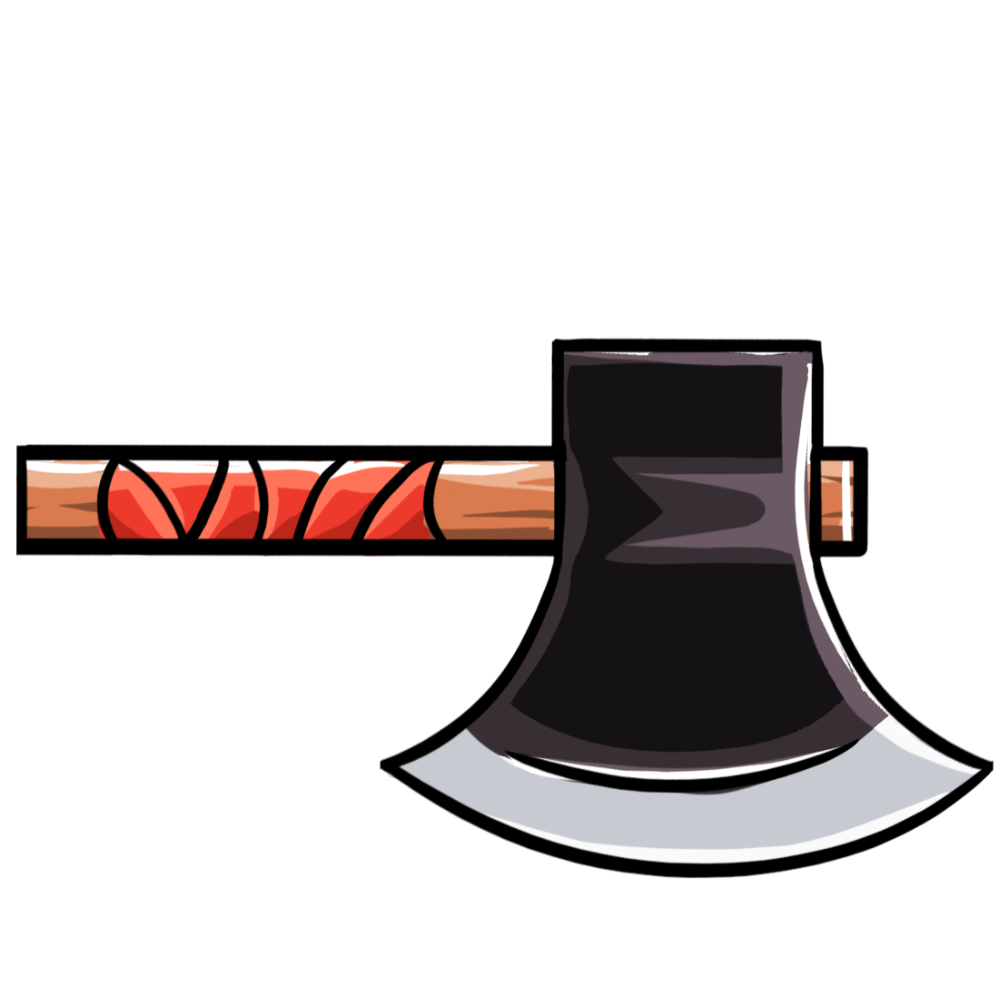
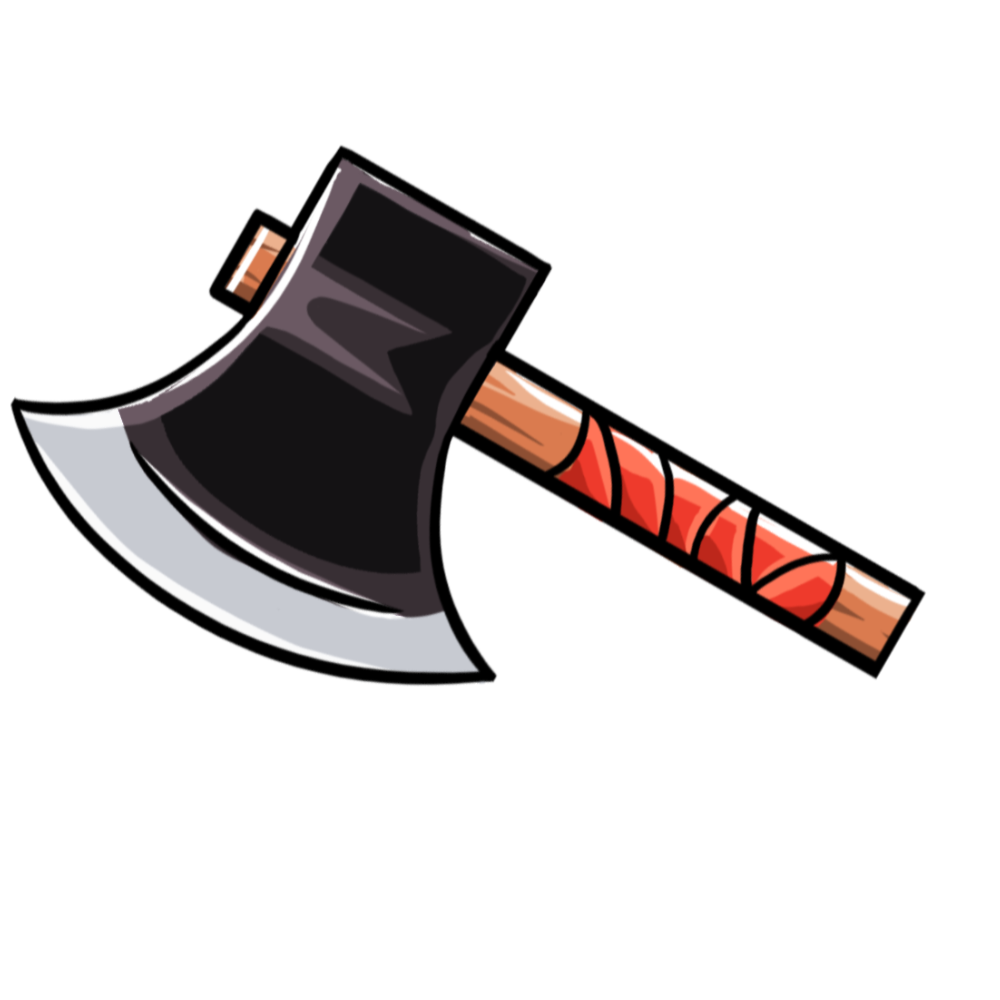
Revision of a layered 1000x1000 image; what changed, layer by layer:
painted on "Lineart" (2nd of 2, in "Lineart") over [10, 144, 994, 879]
painted on "Shine" over [12, 166, 924, 791]
painted on "Layer 3" over [89, 455, 840, 630]
painted on "Light" (1st of 3, in "Colour") over [95, 285, 852, 792]
painted on "Cloth" over [95, 407, 845, 635]
painted on "Light" (2nd of 3, in "Colour") over [10, 144, 994, 879]
painted on "Shadow" (1st of 2, in "Colour") over [159, 180, 845, 754]
painted on "Silver" over [10, 339, 994, 879]
painted on "Iron" over [17, 155, 983, 873]
painted on "Shadow" (2nd of 2, in "Colour") over [10, 231, 915, 679]
painted on "Light" (3rd of 3, in "Colour") over [10, 206, 927, 670]
painted on "Wood" over [16, 220, 918, 671]
